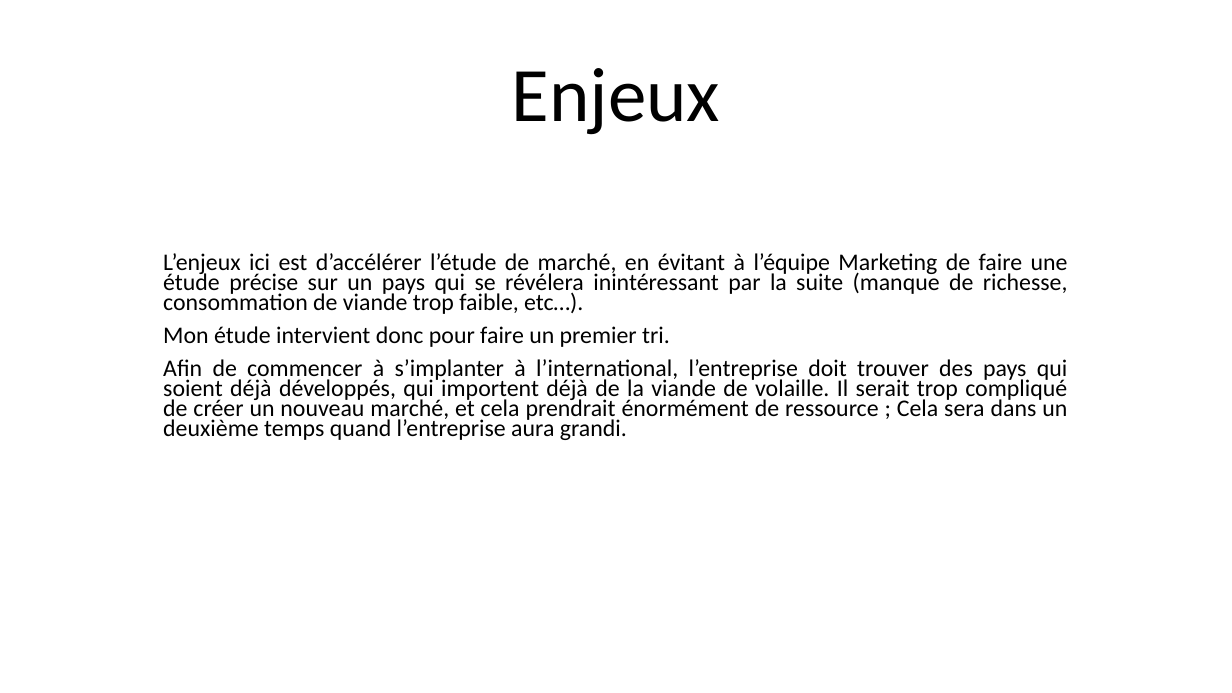
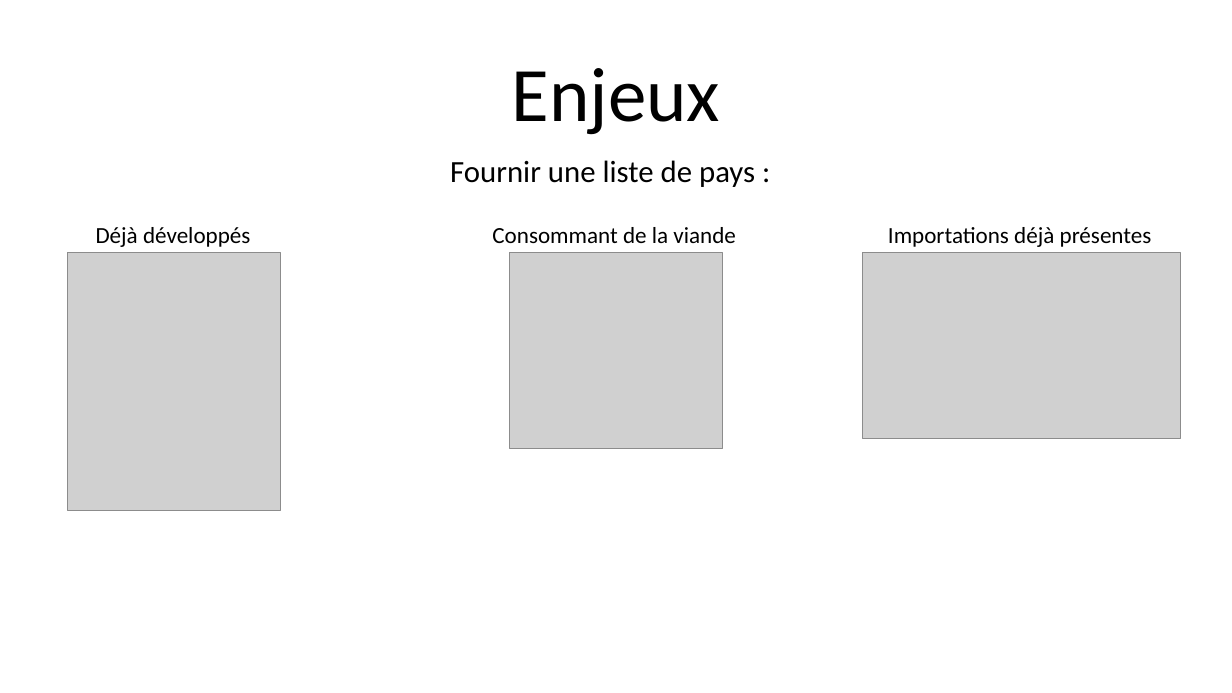
Before and after one commit to Julien-paulet/Projet_5_effectuez_une_etude_de_marche, a slide deck: slide 5 of Projet_5_présentation.pptx. Drawn at 1232x693 pixels with LibreOffice and Linux fonts; fonts in the diff are those of the drawing; grey boxes stand for pictures. Boxes give left, top, right and bottom in pixels: in the first picture for what was removed or moved away, otherwise in the second. Text is boxed around its words. In the diff, an @@ line names an element or a change of style, - is before the commit and + after.

```diff
--- a/Projet_5_présentation.pptx
+++ b/Projet_5_présentation.pptx
@@ subtitle added at box(450, 160, 755, 187), 24 pt, text #000000 @@
+Fournir une liste de pays :
@@ text added at box(96, 227, 250, 247), 18 pt, text #000000 @@
+Déjà développés
@@ text added at box(492, 227, 735, 243), 18 pt, text #000000 @@
+Consommant de la viande
@@ text added at box(888, 227, 1152, 247), 18 pt, text #000000 @@
+Importations déjà présentes
@@ picture added at box(67, 253, 280, 510) @@
@@ subtitle removed at box(163, 253, 1068, 440) @@
-L’enjeux ici est d’accélérer l’étude de marché, en évitant à l’équipe Marketing de faire une étude précise sur un pays qui se révélera inintéressant par la suite (manque de richesse, consommation de viande trop faible, etc…).
-Mon étude intervient donc pour faire un premier tri.
-Afin de commencer à s’implanter à l’international, l’entreprise doit trouver des pays qui soient déjà développés, qui importent déjà de la viande de volaille. Il serait trop compliqué de créer un nouveau marché, et cela prendrait énormément de ressource ; Cela sera dans un deuxième temps quand l’entreprise aura grandi.
@@ picture added at box(509, 253, 722, 449) @@
@@ picture added at box(863, 253, 1181, 439) @@
```
Also in this commit, not shown: 2 other slides changed, 1 slide added, 1 slide removed, 1 other file.
